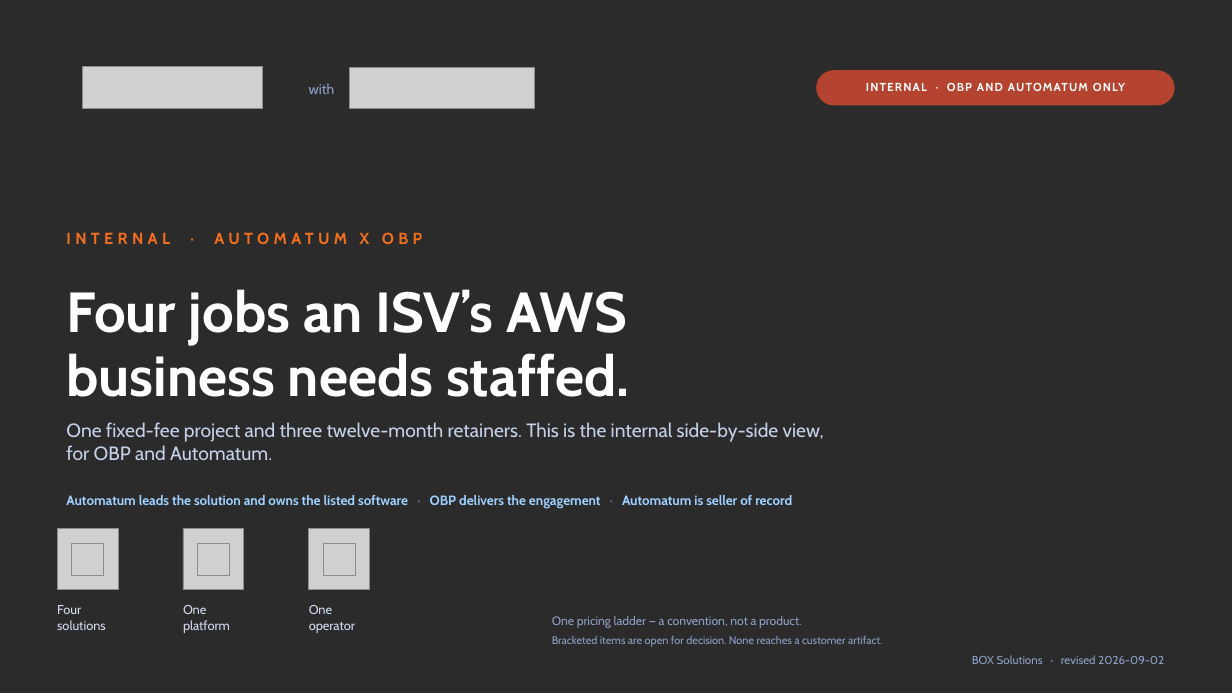
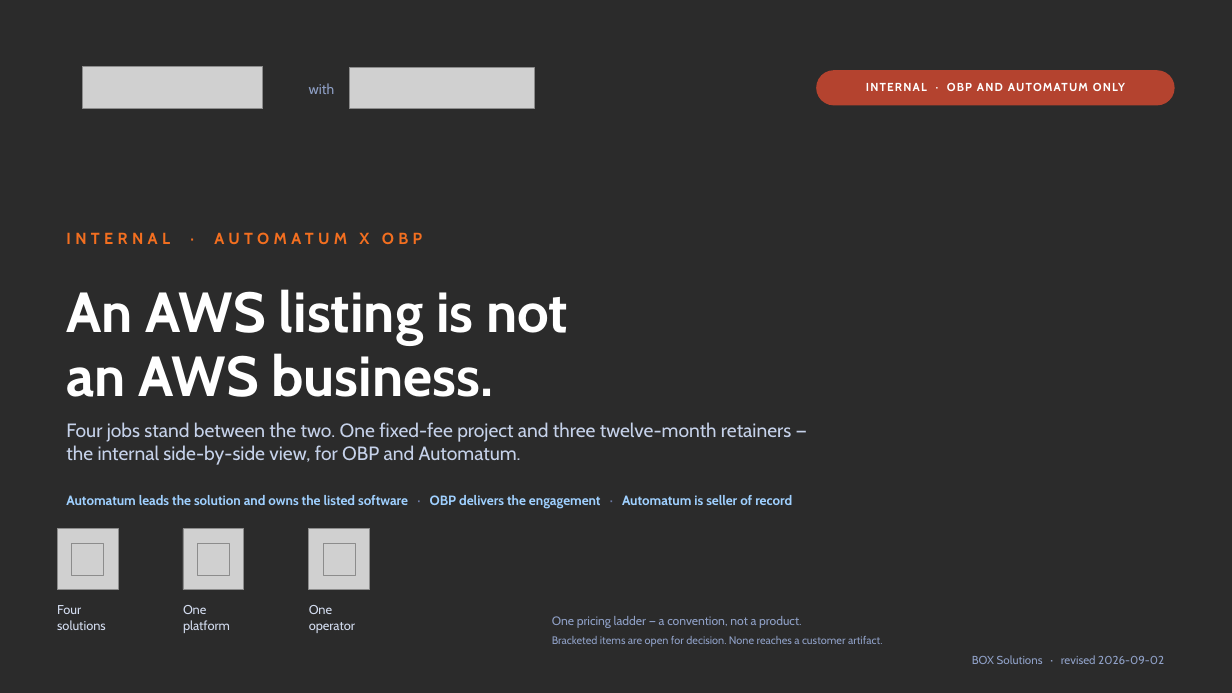
Before and after one commit to KianteEvans/barberbook, a slide deck: slide 1 of docs/deck/BOX_Solutions_Revised.pptx. Drawn at 1232x693 pixels with LibreOffice and Linux fonts; fonts in the diff are those of the drawing; grey boxes stand for pictures; background and template pictures are left out; a plain dark background stands for a picture behind light text. Boxes give left, top, right and bottom in pixels: in the first picture for what was removed or moved away, otherwise in the second. Text is boxed around its words. In the diff, an @@ line names an element or a change of style, - is before the commit and + after.

```diff
--- a/docs/deck/BOX_Solutions_Revised.pptx
+++ b/docs/deck/BOX_Solutions_Revised.pptx
@@ text at box(66, 289, 568, 397): text changed @@
-Four jobs an ISV’s AWS
-business needs staffed.
+An AWS listing is not
+an AWS business.
@@ text at box(66, 422, 791, 465): text changed @@
-One fixed-fee project and three twelve-month retainers. This is the internal side-by-side view,
-for OBP and Automatum.
+Four jobs stand between the two. One fixed-fee project and three twelve-month retainers —
+the internal side-by-side view, for OBP and Automatum.
```
Also in this commit, not shown: 8 other slides changed, 2 other files.
